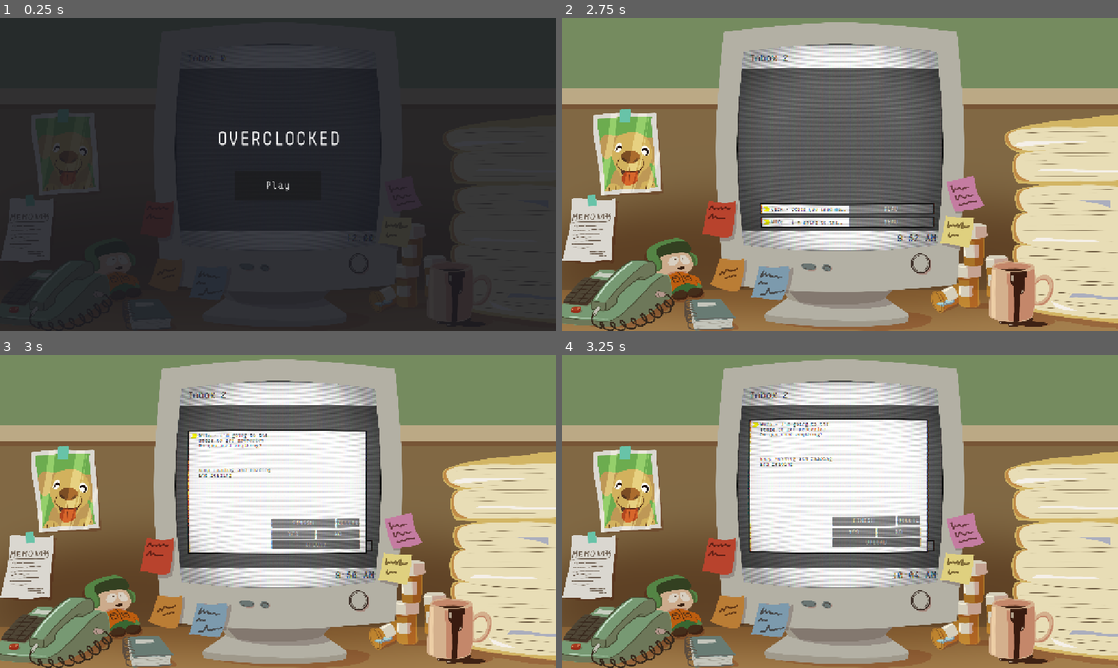
Above: before the commit, frames 1-4 (two rows, left to right).
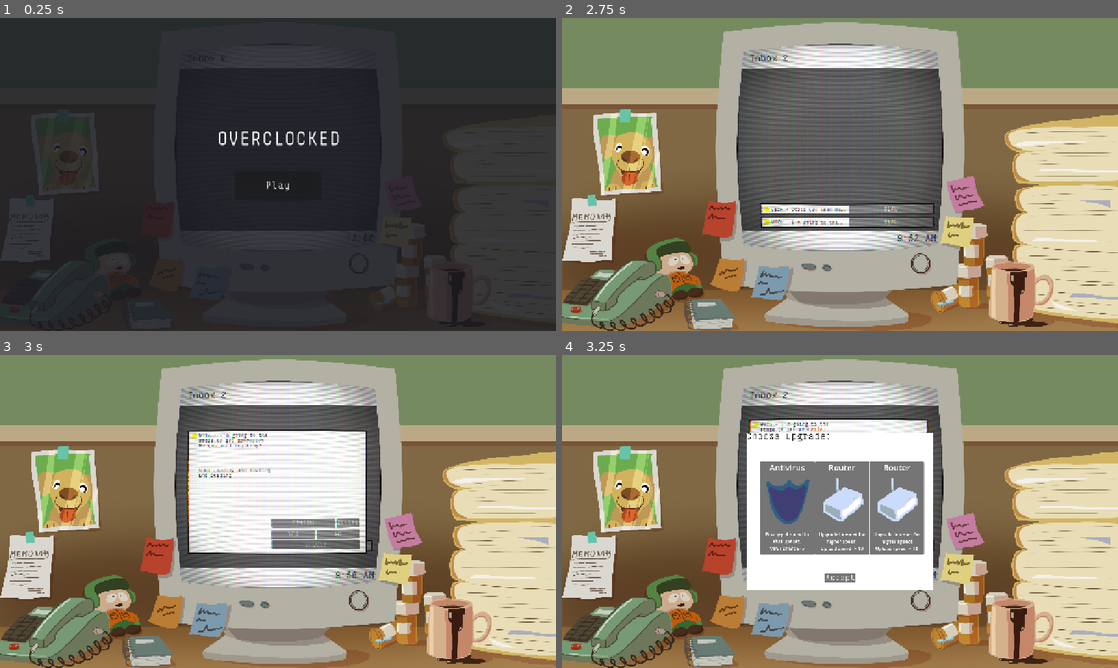
Above: after the commit, the same moments.

Repository: BradBenJoya/GMTK2026
Game: Godot game, scene res://Scenes/main.tscn
Two runs of this game, one before a commit and one after it. Both use one fixed random seed, a clock stepped at 60 frames per second and the inputs below.
Inputs:
- Up to frame 1 (0.25 s): no input
- Up to frame 2 (2.75 s): click "Play" at 0.5 s; click "READ" at 1.25 s; click "FINISH" at 2 s
- Up to frame 3 (3 s): click "READ" at 2.75 s
- Up to frame 4 (3.25 s): no input

Frames 1-3 are identical in both runs. In frame 4, 13% of the frame differs, in the area x 33-67%, y 24-76%.

Commit message:
adding placeholder images for upgrades

Diff:
--- a/Scenes/main.tscn
+++ b/Scenes/main.tscn
@@ -147,10 +147,10 @@
 anchor_top = 0.5
 anchor_right = 0.5
 anchor_bottom = 0.5
-offset_left = -1961.0
-offset_top = -533.0
-offset_right = -673.5
-offset_bottom = 549.0
+offset_left = -643.75
+offset_top = -541.0
+offset_right = 643.75
+offset_bottom = 541.0
 grow_horizontal = 2
 grow_vertical = 2
 
--- a/Scenes/upgrade_card.tscn
+++ b/Scenes/upgrade_card.tscn
@@ -1,6 +1,6 @@
 [gd_scene format=3 uid="uid://c3wn7idsxx3tv"]
 
-[ext_resource type="Script" uid="uid://c1i0q7rghjw1" path="res://Scripts/Cards/upgradev2.gd" id="1_7wruj"]
+[ext_resource type="Script" uid="uid://c1i0q7rghjw1" path="res://Scripts/Cards/upgrade.gd" id="1_7wruj"]
 [ext_resource type="Script" uid="uid://coryhq6i1gdc0" path="res://Scripts/upgrade_item.gd" id="2_w0hou"]
 [ext_resource type="Resource" uid="uid://bxeglhgrv4qrr" path="res://Scripts/Cards/Upgrades/Router.tres" id="3_8kgka"]
 [ext_resource type="Resource" uid="uid://uyr82ts4pmvq" path="res://Scripts/Cards/Upgrades/Antivirus.tres" id="4_jke0c"]
@@ -30,6 +30,12 @@
 horizontal_alignment = 1
 autowrap_mode = 3
 
+[node name="UpgradeTexture" type="TextureRect" parent="VBoxContainer" unique_id=807033298]
+unique_name_in_owner = true
+custom_minimum_size = Vector2(160, 160)
+layout_mode = 2
+expand_mode = 5
+
 [node name="UpgradeDescription" type="Label" parent="VBoxContainer" unique_id=1180273715]
 unique_name_in_owner = true
 custom_minimum_size = Vector2(120, 150)
--- a/Scenes/upgrade_cardv2.tscn
+++ b/Scenes/upgrade_cardv2.tscn
@@ -1,6 +1,56 @@
 [gd_scene format=3 uid="uid://dfboq75yxwk7y"]
 
-[ext_resource type="Script" uid="uid://7v1hndl55h5i" path="res://Scripts/Cards/upgrade.gd" id="1_c0n8l"]
+[sub_resource type="GDScript" id="GDScript_raqdg"]
+script/source = "# start Psuedo Pakman
+extends Button
+class_name BaseUpgrade
+
+@export_group(\"Names\")
+@export_subgroup(\"Faster Upload\")
+@export var faster_upload_name: String
+@export var faster_upload_description: String
+
+@export_subgroup(\"Better Antivirus\")
+@export var better_antivirus_name: String
+@export var better_antivirus_description: String
+
+@export_subgroup(\"Spam Orgnizer\")
+@export var spam_orgnizer_name: String
+@export var spam_orgnizer_description: String
+
+@export_group(\"Labels\")
+@export var upgrade_name: Label
+@export var upgrade_description: Label
+
+enum UpgradeType {
+	FASTER_UPLOAD,
+	BETTER_ANTIVIRUS,
+	SPAM_ORGNIZER
+}
+var upgrade_type: UpgradeType
+
+func _ready() -> void:
+	connect(\"pressed\", pressed)
+	# Get the values inside the enum as an array and then pick a random type to assign
+	upgrade_type = UpgradeType.values().pick_random()
+
+	match upgrade_type:
+		UpgradeType.FASTER_UPLOAD:
+			upgrade_name.text = faster_upload_name
+			upgrade_description.text = faster_upload_description
+
+		UpgradeType.BETTER_ANTIVIRUS:
+			upgrade_name.text = better_antivirus_name
+			upgrade_description.text = better_antivirus_description
+
+		UpgradeType.SPAM_ORGNIZER:
+			upgrade_name.text = spam_orgnizer_name
+			upgrade_description.text = spam_orgnizer_description
+
+func pressed() -> void:
+	pass
+# end Psuedo Pakman
+"
 
 [node name="UpgradeCard" type="Node2D" unique_id=56110472]
 
@@ -8,7 +58,7 @@
 offset_right = 200.0
 offset_bottom = 300.0
 vertical_icon_alignment = 0
-script = ExtResource("1_c0n8l")
+script = SubResource("GDScript_raqdg")
 faster_upload_name = "iRouter 18"
 faster_upload_description = "In a rare occourance, your boss has allowed you to upgrade your router. Decreaseas upload time."
 better_antivirus_name = "VirusFinder 12"
--- a/Scripts/Cards/Upgrades/Antivirus.tres
+++ b/Scripts/Cards/Upgrades/Antivirus.tres
@@ -1,11 +1,13 @@
 [gd_resource type="Resource" script_class="UpgradeItem" format=3 uid="uid://uyr82ts4pmvq"]
 
 [ext_resource type="Script" uid="uid://coryhq6i1gdc0" path="res://Scripts/upgrade_item.gd" id="1_g5jie"]
+[ext_resource type="Texture2D" uid="uid://t2bvfrkkqyot" path="res://Sprites/antivirus.png" id="1_okv8x"]
 
 [resource]
 script = ExtResource("1_g5jie")
 name = "Antivirus"
 desc = "Finally get round to that update."
+image = ExtResource("1_okv8x")
 effects = Dictionary[int, float]({
 1: -5.0
 })
--- a/Scripts/Cards/Upgrades/Firewall.tres
+++ b/Scripts/Cards/Upgrades/Firewall.tres
@@ -1,11 +1,13 @@
 [gd_resource type="Resource" script_class="UpgradeItem" format=3 uid="uid://dbpeoebxmx4b3"]
 
+[ext_resource type="Texture2D" uid="uid://dab5brtjhsvlt" path="res://Sprites/firewall.png" id="1_6pf6y"]
 [ext_resource type="Script" uid="uid://coryhq6i1gdc0" path="res://Scripts/upgrade_item.gd" id="1_n5gfy"]
 
 [resource]
 script = ExtResource("1_n5gfy")
 name = "Firewall"
 desc = "Blocks bad stuff, but also a lil good stuff."
+image = ExtResource("1_6pf6y")
 effects = Dictionary[int, float]({
 0: -5.0,
 1: -20.0
--- a/Scripts/Cards/Upgrades/Router.tres
+++ b/Scripts/Cards/Upgrades/Router.tres
@@ -1,11 +1,13 @@
 [gd_resource type="Resource" script_class="UpgradeItem" format=3 uid="uid://bxeglhgrv4qrr"]
 
+[ext_resource type="Texture2D" uid="uid://br6a32qun678x" path="res://Sprites/router.png" id="1_2x81x"]
 [ext_resource type="Script" uid="uid://coryhq6i1gdc0" path="res://Scripts/upgrade_item.gd" id="1_t54hl"]
 
 [resource]
 script = ExtResource("1_t54hl")
 name = "Router"
 desc = "Upgrade internet for higher speed!"
+image = ExtResource("1_2x81x")
 effects = Dictionary[int, float]({
 0: 10.0
 })
--- a/Scripts/Cards/Upgrades/Spam_filter.tres
+++ b/Scripts/Cards/Upgrades/Spam_filter.tres
@@ -1,11 +1,13 @@
 [gd_resource type="Resource" script_class="UpgradeItem" format=3 uid="uid://birtg8agljg6n"]
 
 [ext_resource type="Script" uid="uid://coryhq6i1gdc0" path="res://Scripts/upgrade_item.gd" id="1_3lnq6"]
+[ext_resource type="Texture2D" uid="uid://x2e3dnwolqe6" path="res://Sprites/spam.png" id="1_vhq0r"]
 
 [resource]
 script = ExtResource("1_3lnq6")
 name = "Spam filter"
 desc = "Get rid of that junk! Well, some of it."
+image = ExtResource("1_vhq0r")
 effects = Dictionary[int, float]({
 2: -10.0
 })
--- a/Scripts/Cards/upgrade.gd
+++ b/Scripts/Cards/upgrade.gd
@@ -2,48 +2,61 @@
 extends Button
 class_name BaseUpgrade
 
-@export_group("Names")
-@export_subgroup("Faster Upload")
-@export var faster_upload_name: String
-@export var faster_upload_description: String
+@export_group("Display")
+@export var display_name: String:
+	set(name):
+		display_name = name
+		%UpgradeName.text = display_name
+@export var display_desc: String:
+	set(desc):
+		display_desc = desc
+		%UpgradeDescription.text = display_desc
+@export var display_image: Texture:
+	set(image):
+		display_image = image
+		%UpgradeTexture.texture = display_image
 
-@export_subgroup("Better Antivirus")
-@export var better_antivirus_name: String
-@export var better_antivirus_description: String
+var effects: Dictionary[UpgradeType, float]
 
-@export_subgroup("Spam Orgnizer")
-@export var spam_orgnizer_name: String
-@export var spam_orgnizer_description: String
-
-@export_group("Labels")
-@export var upgrade_name: Label
-@export var upgrade_description: Label
+@export var upgrade_list: Array[UpgradeItem]
 
 enum UpgradeType {
-	FASTER_UPLOAD,
-	BETTER_ANTIVIRUS,
-	SPAM_ORGNIZER
+	UPLOAD_SPEED,
+	VIRUS_CHANCE,
+	SPAM_CHANCE,
+	EMAIL_SPEED
 }
-var upgrade_type: UpgradeType
 
 func _ready() -> void:
 	connect("pressed", pressed)
-	# Get the values inside the enum as an array and then pick a random type to assign
-	upgrade_type = UpgradeType.values().pick_random()
-
-	match upgrade_type:
-		UpgradeType.FASTER_UPLOAD:
-			upgrade_name.text = faster_upload_name
-			upgrade_description.text = faster_upload_description
-
-		UpgradeType.BETTER_ANTIVIRUS:
-			upgrade_name.text = better_antivirus_name
-			upgrade_description.text = better_antivirus_description
-
-		UpgradeType.SPAM_ORGNIZER:
-			upgrade_name.text = spam_orgnizer_name
-			upgrade_description.text = spam_orgnizer_description
+	random_card()
 
 func pressed() -> void:
 	pass
 # end Psuedo Pakman
+
+func random_card() -> void:
+	# Pick a random upgrade from predefined list.
+	var random_upgrade = upgrade_list.pick_random()
+	print("picking random upgrade:" + str(random_upgrade))
+
+	display_name = random_upgrade.name
+	display_desc = random_upgrade.desc
+	effects = random_upgrade.effects
+
+	if random_upgrade != null:
+		display_image = random_upgrade.image
+
+	#Cycles through upgrade effects if more than one, and appends everything to description.
+	for effect in random_upgrade.effects:
+		match effect:
+			UpgradeType.UPLOAD_SPEED:
+				display_desc += "\nUpload speed "
+			UpgradeType.VIRUS_CHANCE:
+				display_desc += "\nVirus chance "
+			UpgradeType.SPAM_CHANCE:
+				display_desc += "\nSpam chance "
+		# Adds a plus if a positive number.
+		if random_upgrade.effects[effect] > 0:
+			display_desc += " + "
+		display_desc += str(int(random_upgrade.effects[effect]))
--- a/Scripts/Cards/upgradev2.gd
+++ /dev/null
@@ -1,62 +0,0 @@
-# start Psuedo Pakman
-extends Button
-class_name BaseUpgrade
-
-@export_group("Display")
-@export var display_name: String:
-	set(name):
-		display_name = name
-		%UpgradeName.text = display_name
-@export var display_desc: String:
-	set(desc):
-		display_desc = desc
-		%UpgradeDescription.text = display_desc
-@export var display_image: Texture
-	#set(image):
-		#$UpgradeName.text = display_image
-		#display_name = name
-#@export var display_upgrade: float
-var effects: Dictionary[UpgradeType, float]
-
-@export var upgrade_list: Array[UpgradeItem]
-
-enum UpgradeType {
-	UPLOAD_SPEED,
-	VIRUS_CHANCE,
-	SPAM_CHANCE,
-	EMAIL_SPEED
-}
-
-func _ready() -> void:
-	connect("pressed", pressed)
-	random_card()
-
-
-func pressed() -> void:
-	pass
-# end Psuedo Pakman
-
-func random_card() -> void:
-		# Pick a random upgrade from predefined list.
-	var random_upgrade = upgrade_list.pick_random()
-	print("picking random upgrade:" + str(random_upgrade))
-
-	display_name = random_upgrade.name
-	display_desc = random_upgrade.desc
-	effects = random_upgrade.effects
-	print(effects)
-
-	if random_upgrade != null:
-		display_image = random_upgrade.image
-	for effect in random_upgrade.effects:
-		print("doing a effect")
-		match effect:
-			UpgradeType.UPLOAD_SPEED:
-				display_desc += "\nUpload speed "
-			UpgradeType.VIRUS_CHANCE:
-				display_desc += "\nVirus chance "
-			UpgradeType.SPAM_CHANCE:
-				display_desc += "\nSpam chance "
-		if random_upgrade.effects[effect] > 0:
-			display_desc += " + "
-		display_desc += str(int(random_upgrade.effects[effect]))
--- a/Scripts/main.gd
+++ b/Scripts/main.gd
@@ -60,11 +60,6 @@
 	counter.text = "Inbox " + str(total_emails)
 
 	# clock stuff! :D
-	#start ampbeetle
-
-	#if game_state == GameState.PAUSE_MENU:
-		#tween_time.pause()
-
 	if floor(clock + 9) > 12:
 		time.text = str(int(fmod(floor(clock + 9), 12))) + ":%02.f" % floor(fmod(clock + 9, 1)*60) + " PM"
 	elif fmod(floor(clock + 9), 12) == 0:
@@ -72,13 +67,12 @@
 	else:
 		time.text = str(int(fmod(floor(clock + 9), 12))) + ":%02.f" % floor(fmod(clock + 9, 1)*60) + " AM"
 
-	#if fmod(snappedf(clock, 0.01), 1) == 0 and clock >= 1:
-		#print(clock)
-		#choose_upgrade()
-		#game_state = GameState.PAUSE_MENU
-		#%UpgradeBox.show()
+	if fmod(snappedf(clock, 0.01), 1) == 0 and clock >= 1:
+		print(clock)
+		choose_upgrade()
+		game_state = GameState.PAUSE_MENU
+		%UpgradeBox.show()
 
-#end ampbeetle
 
 # start Psuedo Pakman
 func _on_state_changed(new_state: GameState) -> void:
@@ -109,24 +103,17 @@
 func choose_upgrade():
 	for child in %UpgradeChoice.get_children():
 		child.random_card()
-		#var random_upgrade = upgrade_list.pick_random()
-		#print("picking random upgrade:" + str(random_upgrade))
-		#child.effects = random_upgrade.effects
-		#print(child.effects)
 
 func _on_upgrade_selected(source: BaseButton) -> void:
+	# Unpresses other buttons whenever a button is pressed.
 	for button in %UpgradeChoice.get_children():
 		if button != source:
 			button.button_pressed = false
 
 func _on_accept_button_pressed() -> void:
-	print("pressed accept")
-
 	for button in %UpgradeChoice.get_children():
 		if button.button_pressed == true:
-			button.button_pressed = false
-			%UpgradeBox.hide()
-
+			# Cycles through effects of upgrade and adds it's value to relevant stat.
 			for effect in button.effects:
 				match effect:
 					UpgradeType.UPLOAD_SPEED:
@@ -141,10 +128,12 @@
 			print("virus: " + str(virus_chance))
 			print("spam: " + str(spam_chance))
 			print("email: " + str(email_speed))
+
 			await get_tree().create_timer(0.5).timeout
 			game_state = GameState.GAME
+		# Making sure all buttons are unpressed for next go.
 		button.button_pressed = false
 
-#add something to disable accept unless an upgrade is selected
+#add something to disable accept button unless an upgrade is selected
 
 #end ampbeetle
Not shown, changed: Scripts/Cards/upgrade.gd.uid
Not shown, removed: Scripts/Cards/upgradev2.gd.uid
Binary file added: Sprites/antivirus.aseprite
Binary file added: Sprites/antivirus.png
Not shown, added: Sprites/antivirus.png.import
Binary file added: Sprites/firewall.aseprite
Binary file added: Sprites/firewall.png
Not shown, added: Sprites/firewall.png.import
Binary file added: Sprites/go_fast.aseprite
Binary file added: Sprites/go_fast.png
Not shown, added: Sprites/go_fast.png.import
Binary file added: Sprites/router.aseprite
(and 5 more such lines)
